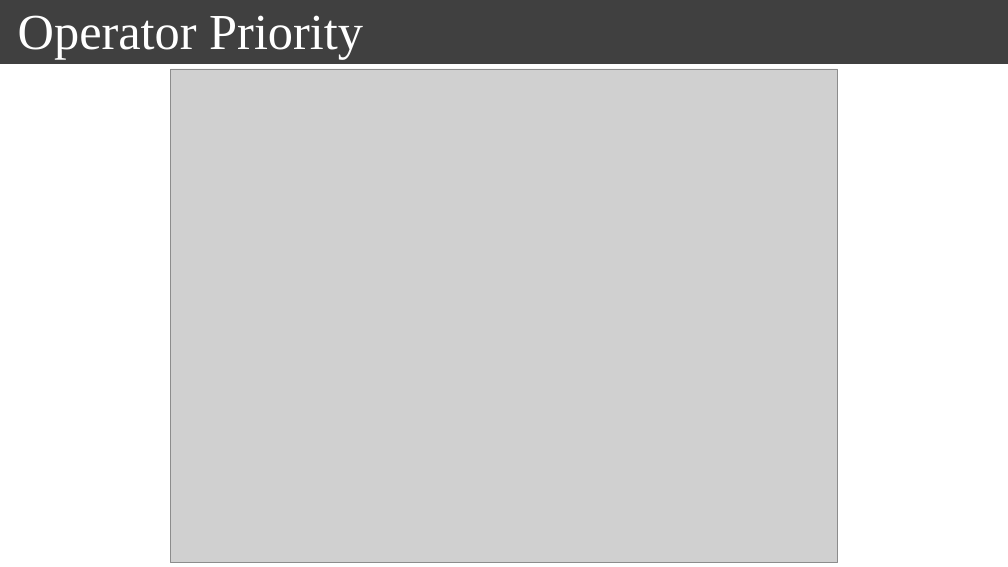
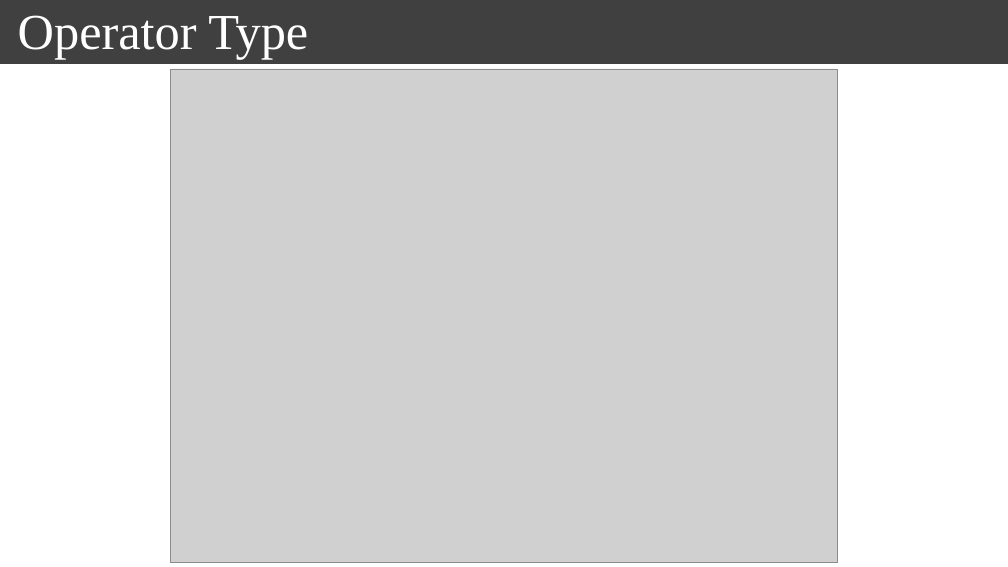
Before and after one commit to seonghokim/Study, a slide deck: slide 12 of everything in c.pptx. Drawn at 1008x567 pixels with LibreOffice and Linux fonts; fonts in the diff are those of the drawing; grey boxes stand for pictures. Boxes give left, top, right and bottom in pixels: in the first picture for what was removed or moved away, otherwise in the second. Text is boxed around its words. In the diff, an @@ line names an element or a change of style, - is before the commit and + after.

```diff
--- a/everything in c.pptx
+++ b/everything in c.pptx
@@ text at [18, 15, 308, 59]: text changed @@
-Operator Priority
+Operator Type
```
Also in this commit, not shown: 6 other slides changed, 7 slides added, 1 slide removed.
